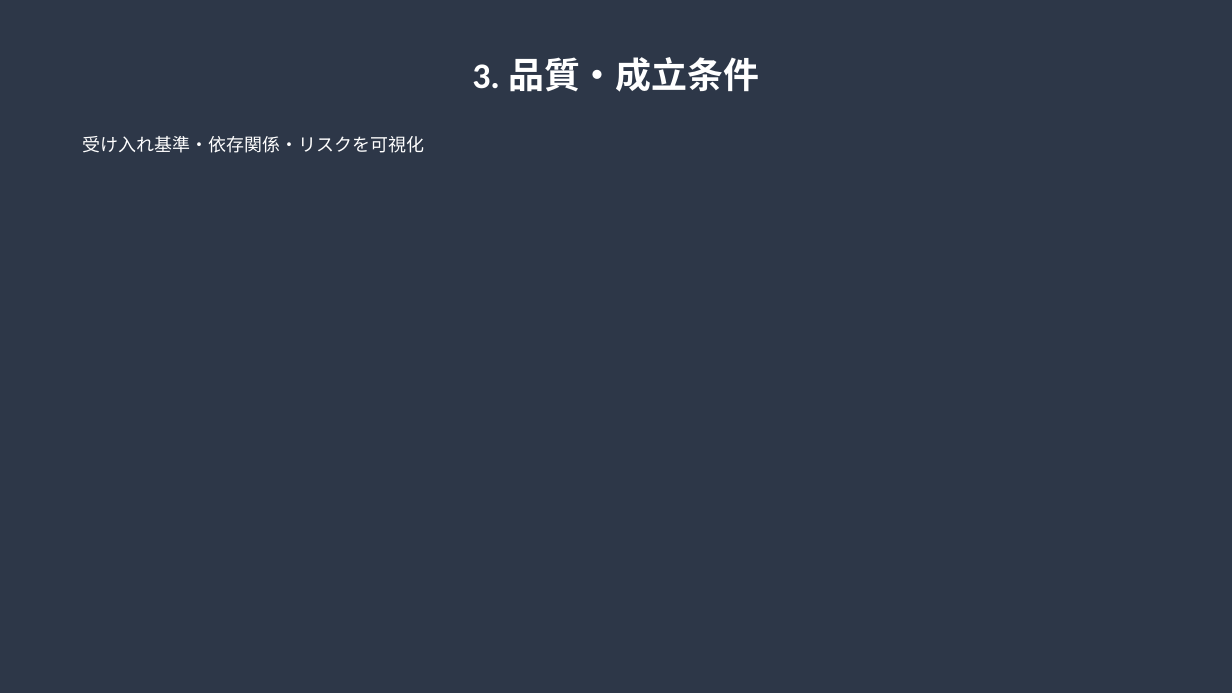
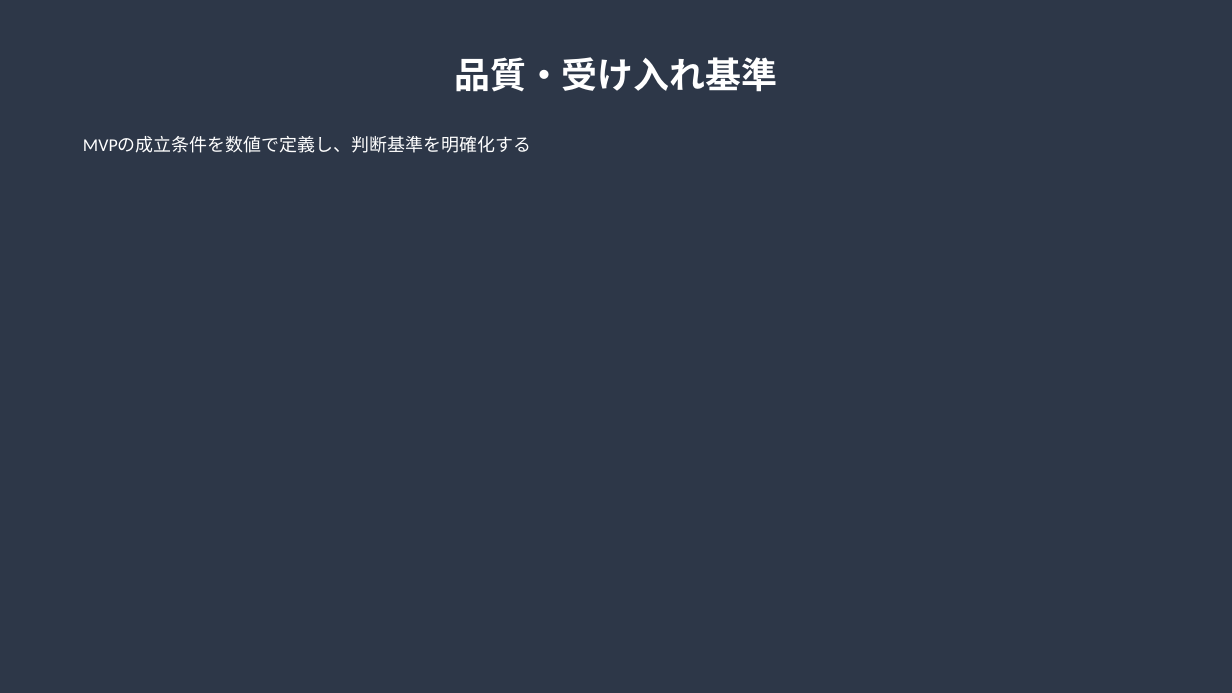
Before and after one commit to shinq3/idea-compiler, a slide deck: slide 10 of documents/doc-3-feature_proposal.pptx. Drawn at 1232x693 pixels with LibreOffice and Linux fonts; fonts in the diff are those of the drawing. Boxes give left, top, right and bottom in pixels: in the first picture for what was removed or moved away, otherwise in the second. Text is boxed around its words. In the diff, an @@ line names an element or a change of style, - is before the commit and + after.

```diff
--- a/documents/doc-3-feature_proposal.pptx
+++ b/documents/doc-3-feature_proposal.pptx
@@ text at bbox=[454, 57, 777, 92]: text changed @@
-3. 品質・成立条件
+品質・受け入れ基準
@@ text at bbox=[83, 136, 532, 153]: text changed @@
-受け入れ基準・依存関係・リスクを可視化
+MVPの成立条件を数値で定義し、判断基準を明確化する
```
Also in this commit, not shown: 12 other slides changed, 5 slides added, 6 slides removed, 1 other file.
